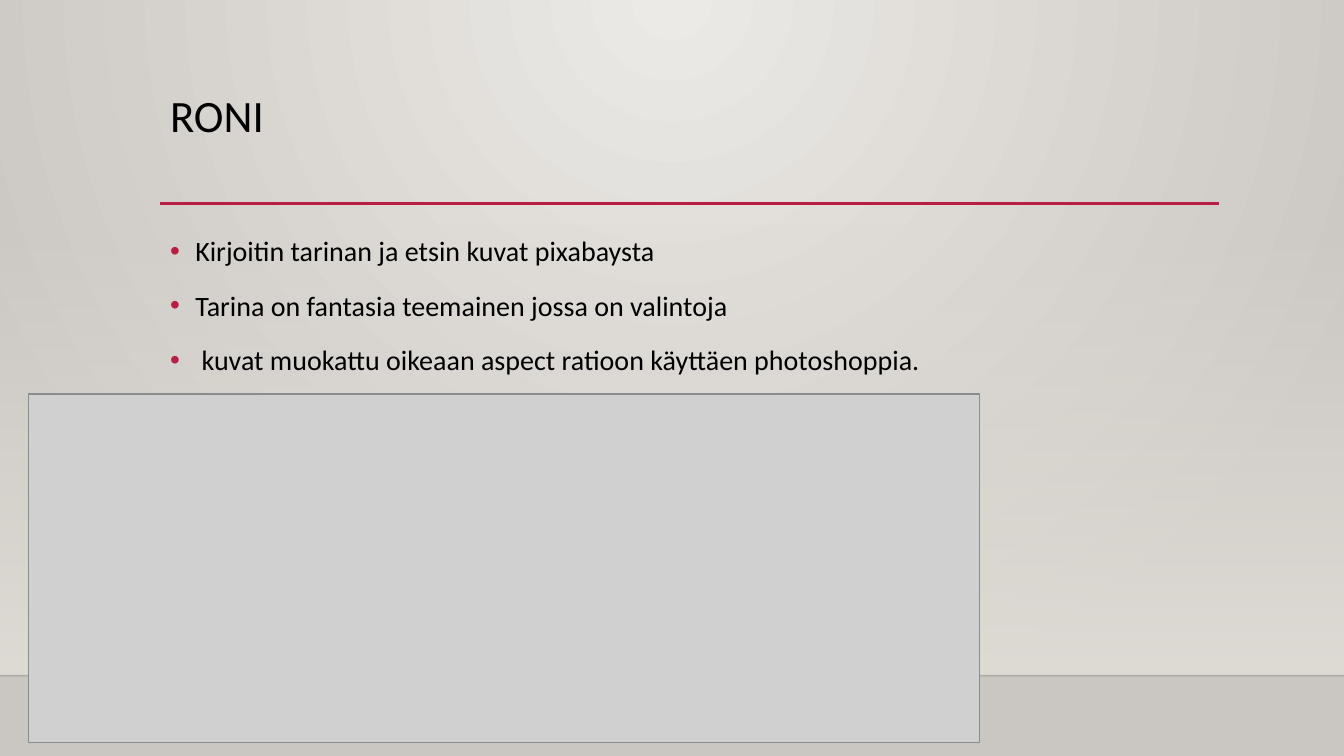
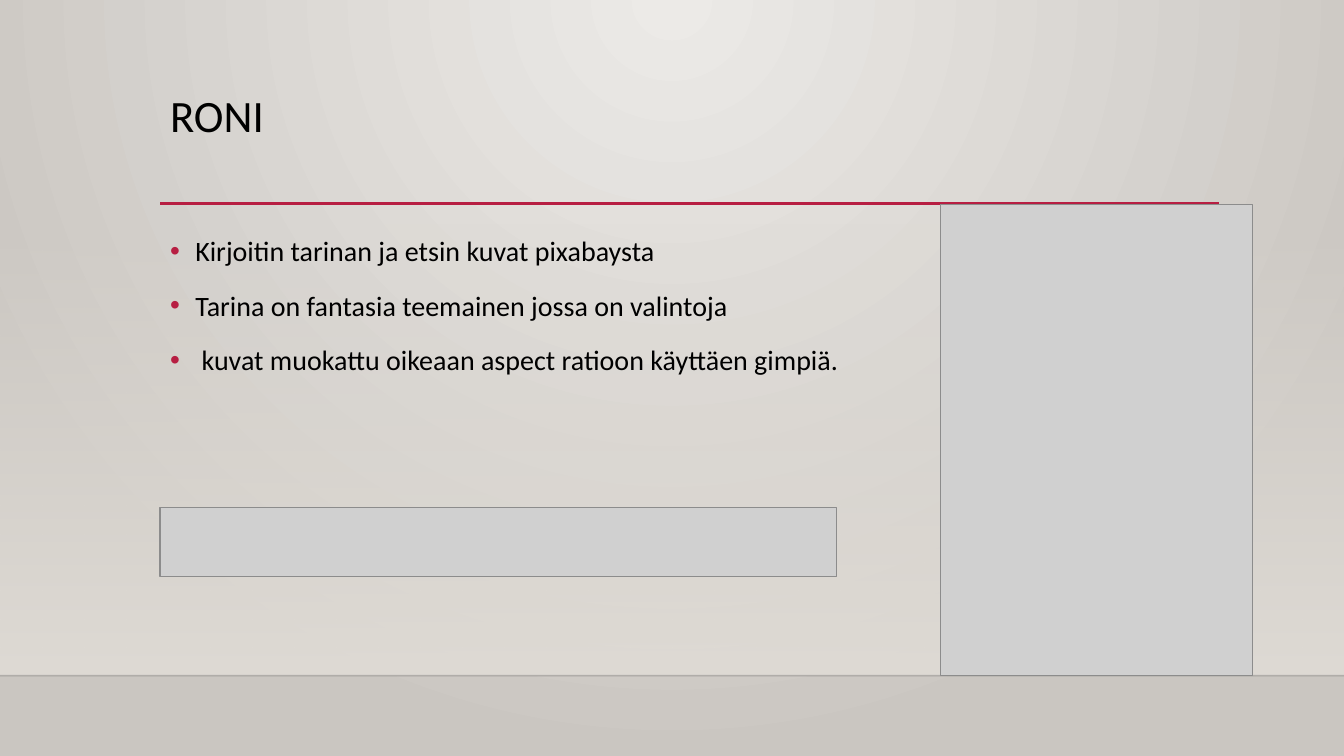
Before and after one commit to luimu64/PROJEKTITYO, a slide deck: slide 3 of Seikkailupeli.pptx. Drawn at 1344x756 pixels with LibreOffice and Linux fonts; fonts in the diff are those of the drawing; grey boxes stand for pictures; background and template pictures are left out. Boxes give left, top, right and bottom in pixels: in the first picture for what was removed or moved away, otherwise in the second. Text is boxed around its words. In the diff, an @@ line names an element or a change of style, - is before the commit and + after.

Commit message:
uploof

```diff
--- a/Seikkailupeli.pptx
+++ b/Seikkailupeli.pptx
@@ picture added at <box>941,205,1252,676</box> @@
@@ text at <box>202,350,838,375</box>: text changed @@
-• kuvat muokattu oikeaan aspect ratioon käyttäen photoshoppia.
+• kuvat muokattu oikeaan aspect ratioon käyttäen gimpiä.
@@ picture removed at <box>28,394,980,743</box> @@
@@ picture added at <box>160,507,837,576</box> @@
```
